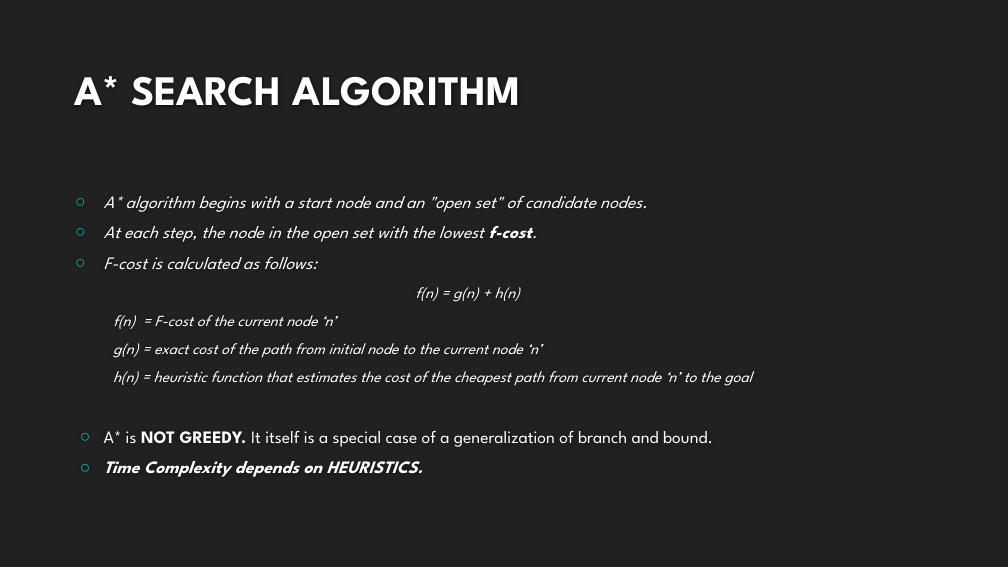
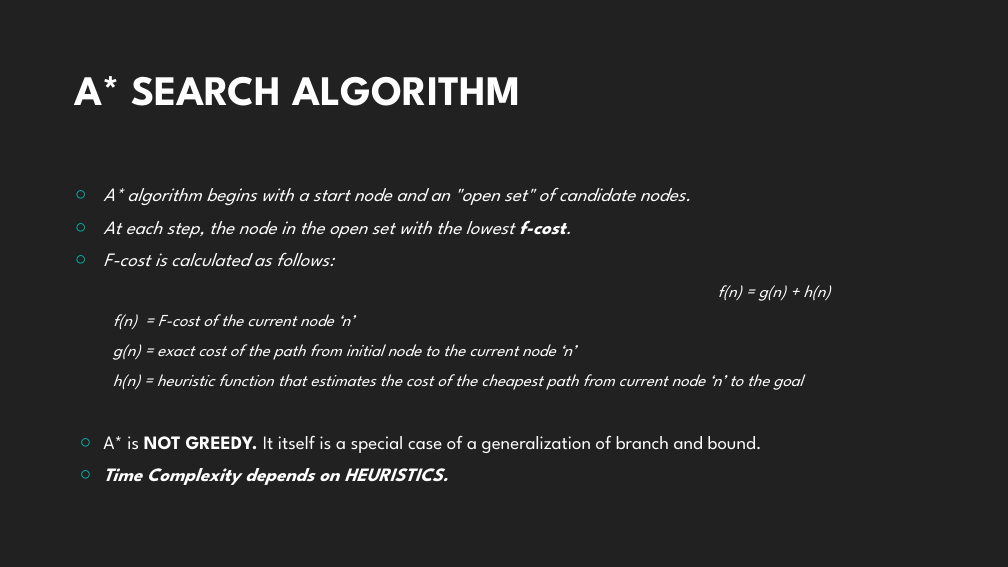
Before and after one commit to jhalak27/Analysis-of-Path-Finding-Algorithms, a slide deck: slide 7 of PathfindingAlgos.pptx. Drawn at 1008x567 pixels with LibreOffice and Linux fonts; fonts in the diff are those of the drawing; background and template pictures are left out. Boxes give left, top, right and bottom in pixels: in the first picture for what was removed or moved away, otherwise in the second. Text is boxed around its words. In the diff, an @@ line names an element or a change of style, - is before the commit and + after.

```diff
--- a/PathfindingAlgos.pptx
+++ b/PathfindingAlgos.pptx
@@ text "A* algorithm begins with a ..." at box(103, 188, 830, 485): size 16.6 to 18 pt in "A* algorithm begins with a start node ...", "At each step, the node in the ...", "F-cost is calculated as follows:", "A* is NOT GREEDY. It itself is ..." and 1 more places; size 14.8 to 16 pt in "f(n) = g(n) + h(n)", "f(n) = F-cost of the current node ...", "g(n) = exact cost of the path ...", "h(n) = heuristic function that estimates the ..."; indent changed; list level 2 to 1 in "f(n) = g(n) + h(n)"; list level 2 to 1 in "f(n) = F-cost of the ..."; list level 2 to 1 in "g(n) = exact cost of ..."; list level 2 to 1 in "h(n) = heuristic function that ..." @@
```
Also in this commit, not shown: 14 other slides changed.
